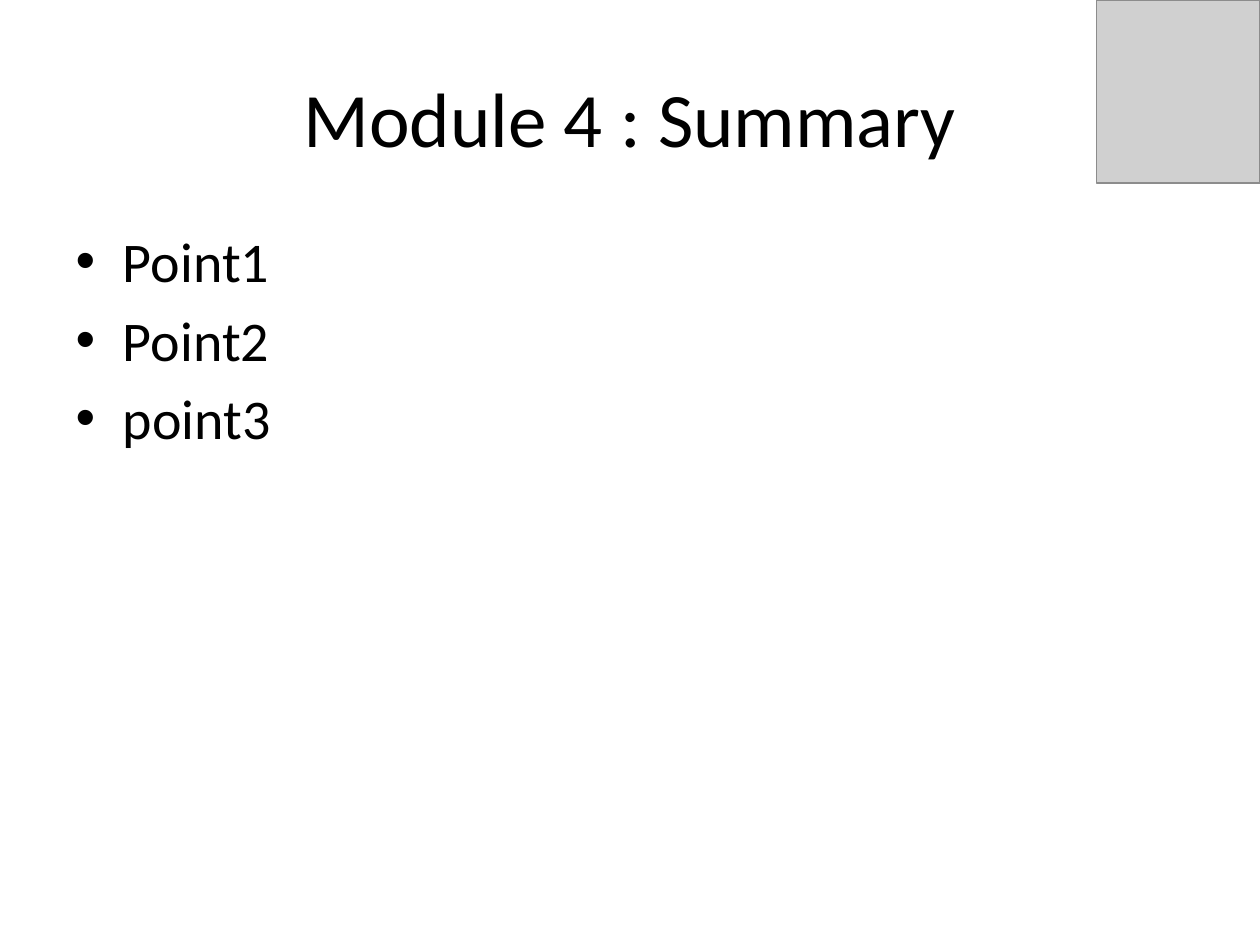
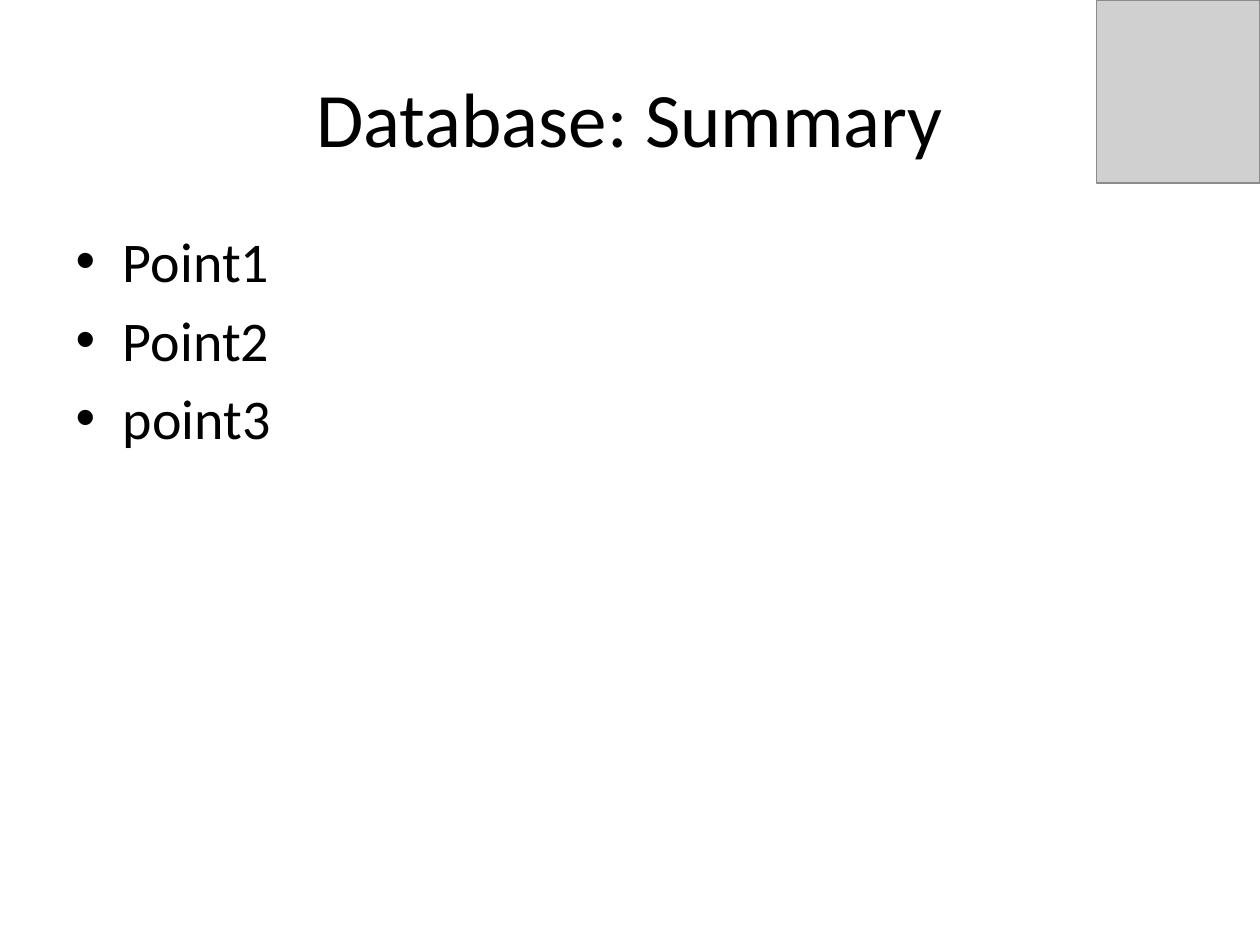
Before and after one commit to idxExtropy/duel-reality, a slide deck: slide 19 of Docs/DUEL REALITY .pptx (slide 16 before the commit). Drawn at 1260x945 pixels with LibreOffice and Linux fonts; fonts in the diff are those of the drawing; grey boxes stand for pictures. Boxes give left, top, right and bottom in pixels: in the first picture for what was removed or moved away, otherwise in the second. Text is boxed around its words. In the diff, an @@ line names an element or a change of style, - is before the commit and + after.

```diff
--- a/Docs/DUEL REALITY .pptx
+++ b/Docs/DUEL REALITY .pptx
@@ title at <box>316,93,942,160</box>: text changed @@
-Module 4 : Summary
+Database: Summary
```
Also in this commit, not shown: 8 other slides changed, 8 slides added, 4 slides removed.
